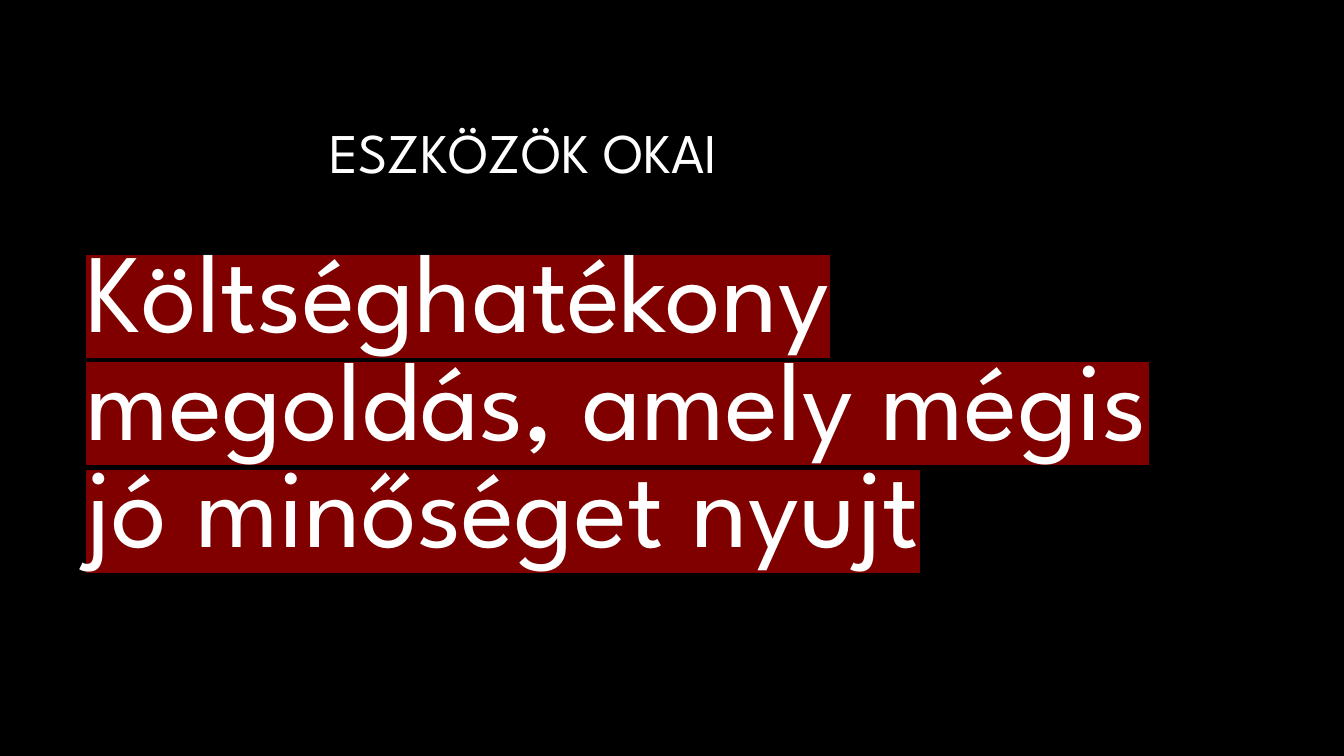
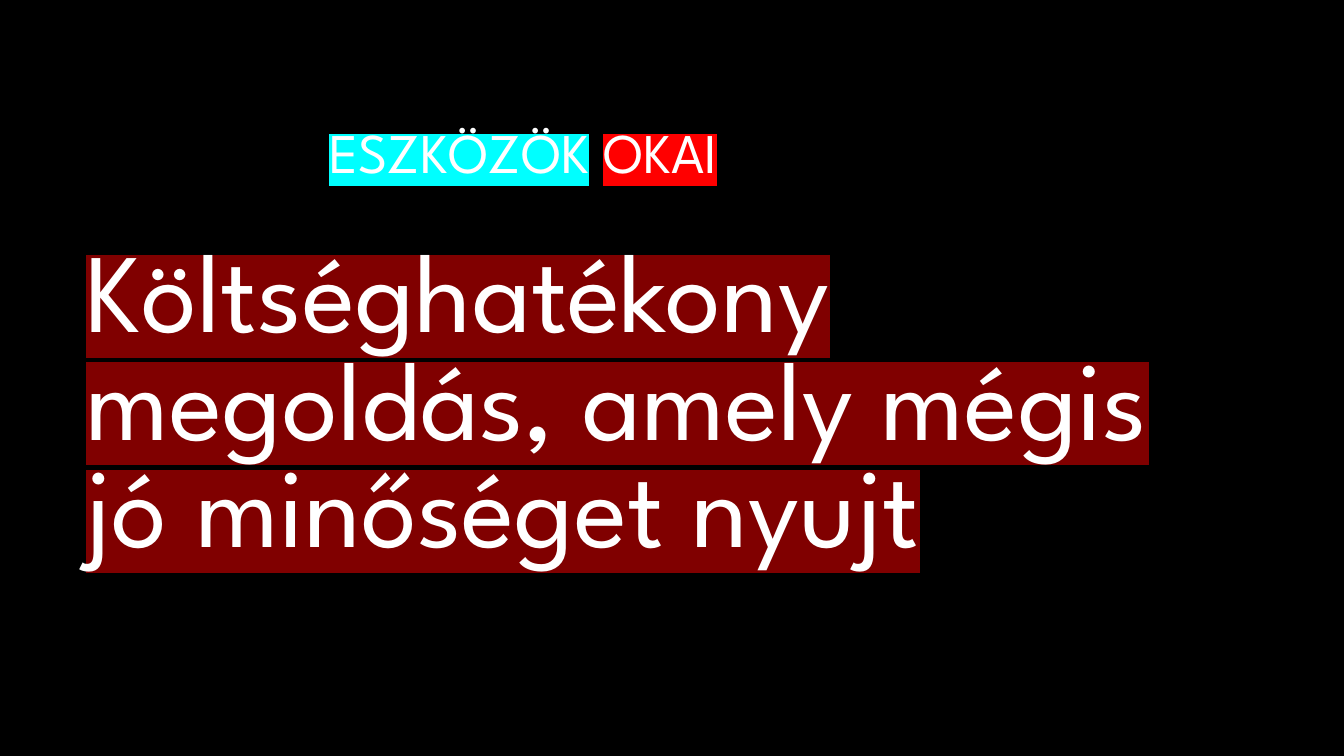
Before and after one commit to somogyib05/InterFaces, a slide deck: slide 5 of Projekt.pptx. Drawn at 1344x756 pixels with LibreOffice and Linux fonts; fonts in the diff are those of the drawing; background and template pictures are left out. Boxes give left, top, right and bottom in pixels: in the first picture for what was removed or moved away, otherwise in the second. Text is boxed around its words. In the diff, an @@ line names an element or a change of style, - is before the commit and + after.

```diff
--- a/Projekt.pptx
+++ b/Projekt.pptx
@@ title "ESZKÖZÖK OKAI" at [329,117,717,190]: highlight none to #00FFFF in "ESZKÖZÖK"; highlight none to #FF0000 in "OKAI" @@
```
Also in this commit, not shown: 4 other slides changed.
